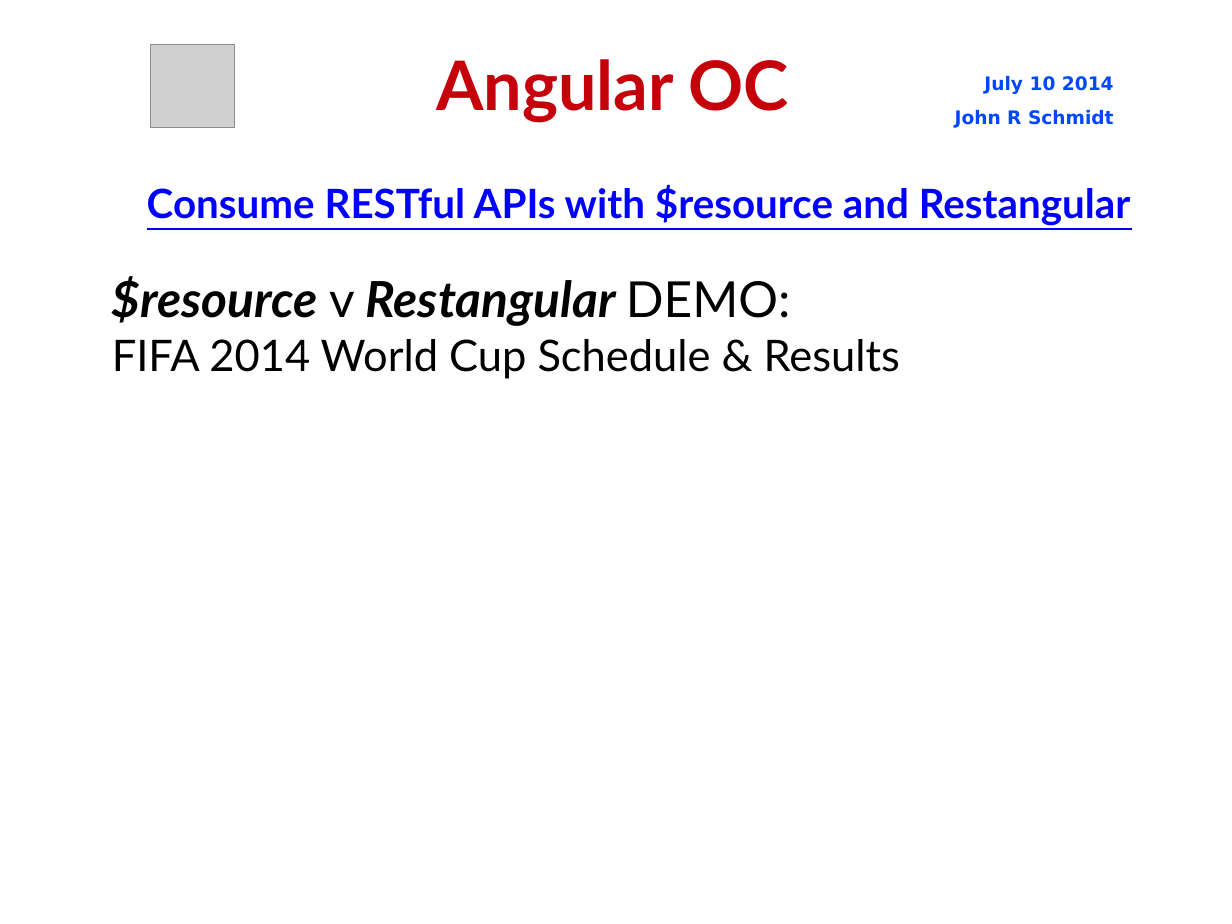
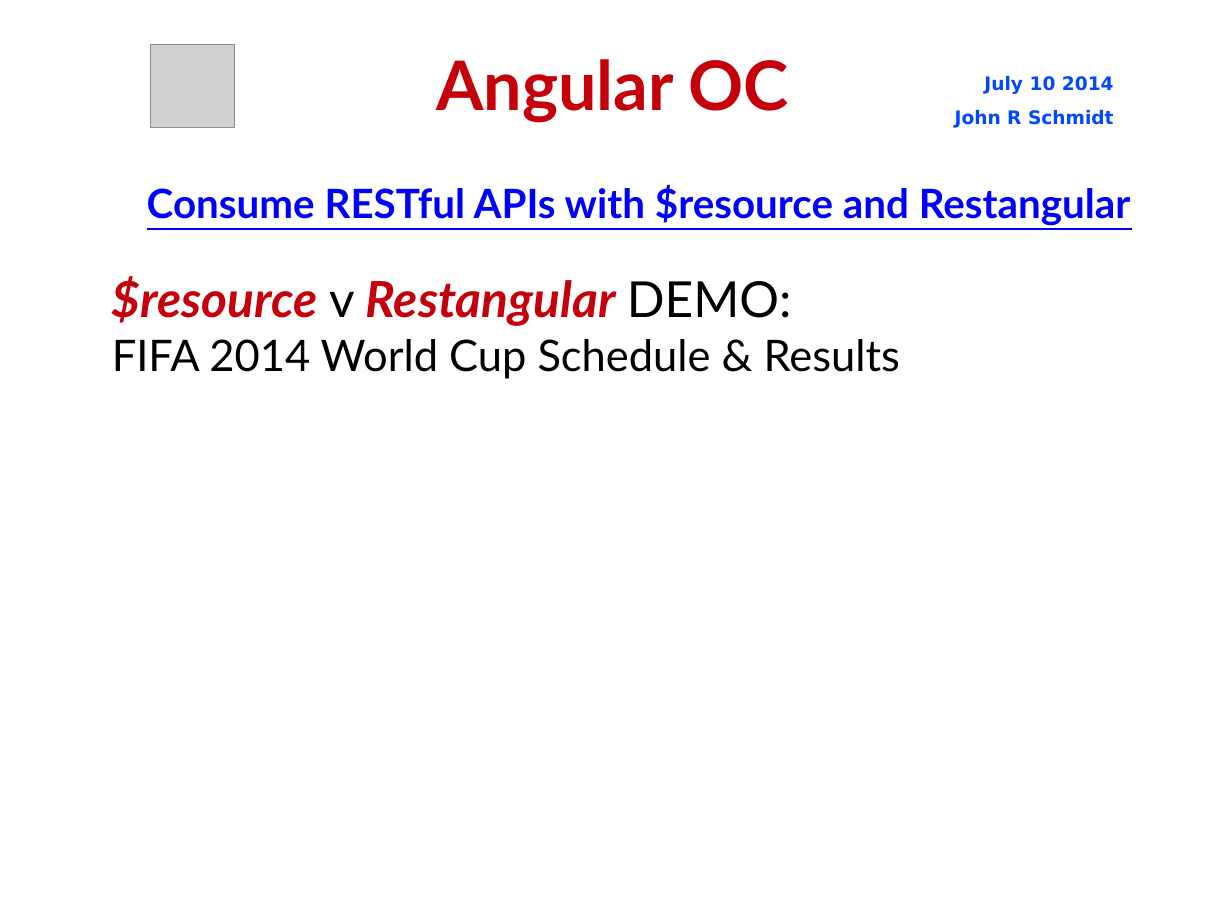
Before and after one commit to jrschmidt/fifa-angular-rest-demo, a slide deck: slide 7 of fifa.odp. Drawn at 1232x924 pixels with LibreOffice and Linux fonts; fonts in the diff are those of the drawing; grey boxes stand for pictures; background and template pictures are left out. Boxes give left, top, right and bottom in pixels: in the first picture for what was removed or moved away, otherwise in the second. Text is boxed around its words. In the diff, an @@ line names an element or a change of style, - is before the commit and + after.

```diff
--- a/fifa.odp
+++ b/fifa.odp
@@ subtitle at (112, 276, 792, 326): text colour #000000 to #C5000B in "$resource Restangular" @@
```
Also in this commit, not shown: 5 other slides changed, 2 other files.
